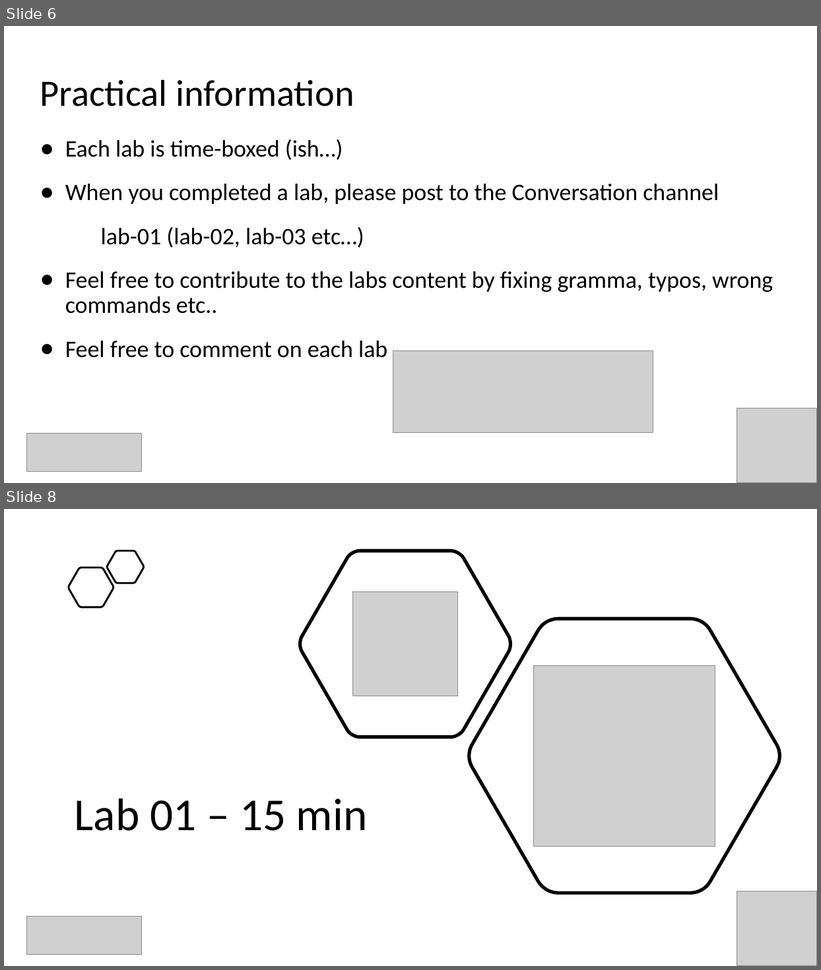
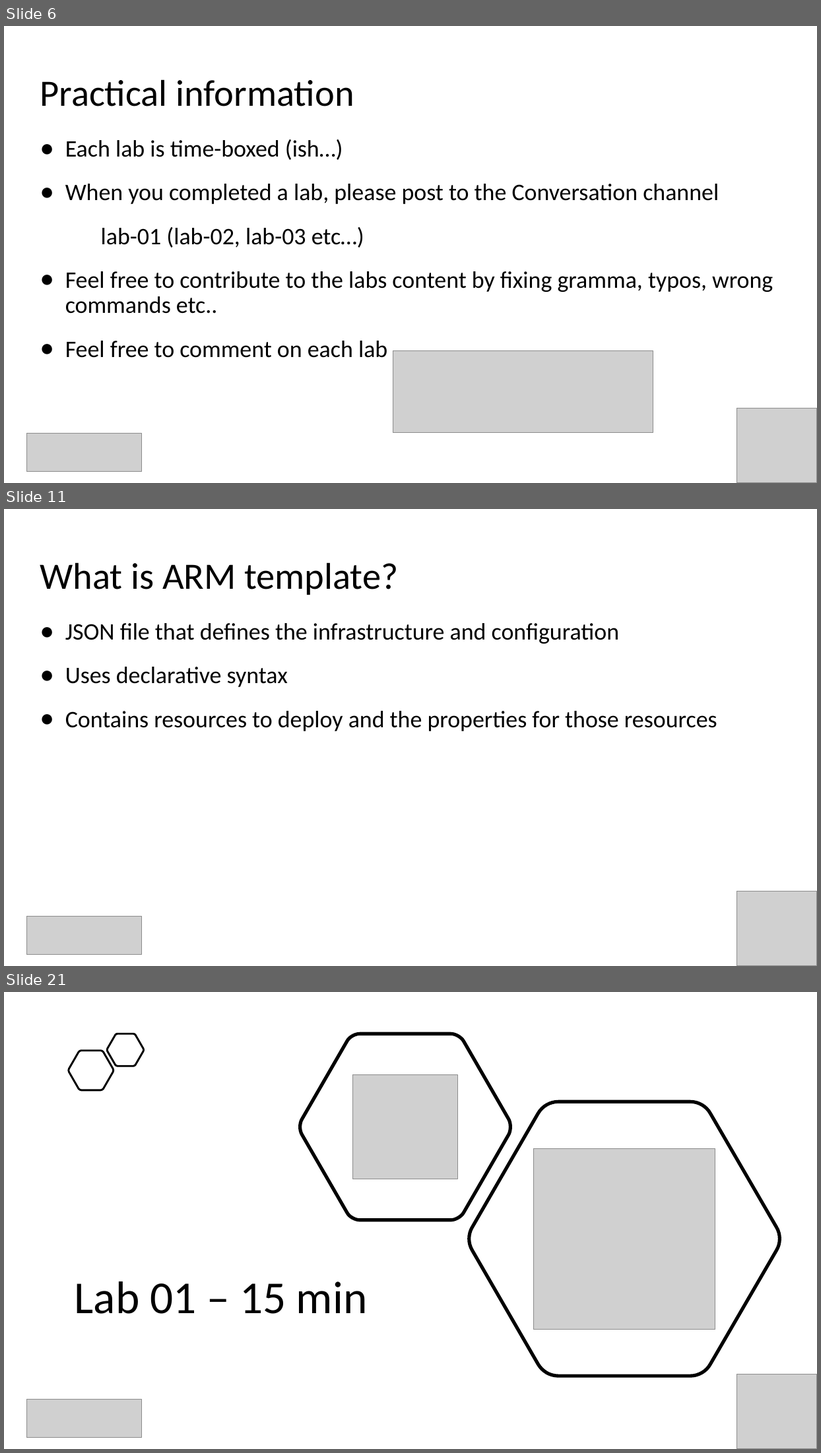
Before and after one commit to evgenyb/aks-workshops, a slide deck: 03-immutable-aks-infrastructure-with-bicep/slides/Immutable AKS Infrastructure with Bicep.pptx. Shown one above the other, each under a label of ours: slides 6 and 8 before the commit, slides 6, 11 and 21 after it; the slides between them are not shown. The pictures are 821x970 and 821x1453 pixels, drawn with LibreOffice and Linux fonts; fonts in the diff are those of the drawing; grey boxes stand for pictures. Boxes give left, top, right and bottom in pixels: in the first picture for what was removed or moved away, otherwise in the second. Text is boxed around its words. In the diff, an @@ line names an element or a change of style, - is before the commit and + after.

```diff
--- a/03-immutable-aks-infrastructure-with-bicep/slides/Immutable AKS Infrastructure with Bicep.pptx
+++ b/03-immutable-aks-infrastructure-with-bicep/slides/Immutable AKS Infrastructure with Bicep.pptx
@@ slide 11 added at <box>4,509,817,966</box>, background #FFFFFF @@
@@ title added at <box>40,562,398,595</box>, 44 pt, text #000000 @@
+What is ARM template?
@@ text added at <box>65,623,717,731</box>, 28 pt, text #000000 @@
+● JSON file that defines the infrastructure and configuration
+● Uses declarative syntax
+● Contains resources to deploy and the properties for those resources
@@ picture added at <box>737,891,817,966</box> @@
@@ picture added at <box>27,917,142,956</box> @@
@@ what was slide 8 is now slide 21 @@
```
Also in this commit, not shown: 29 other slides added, 4 other files.
